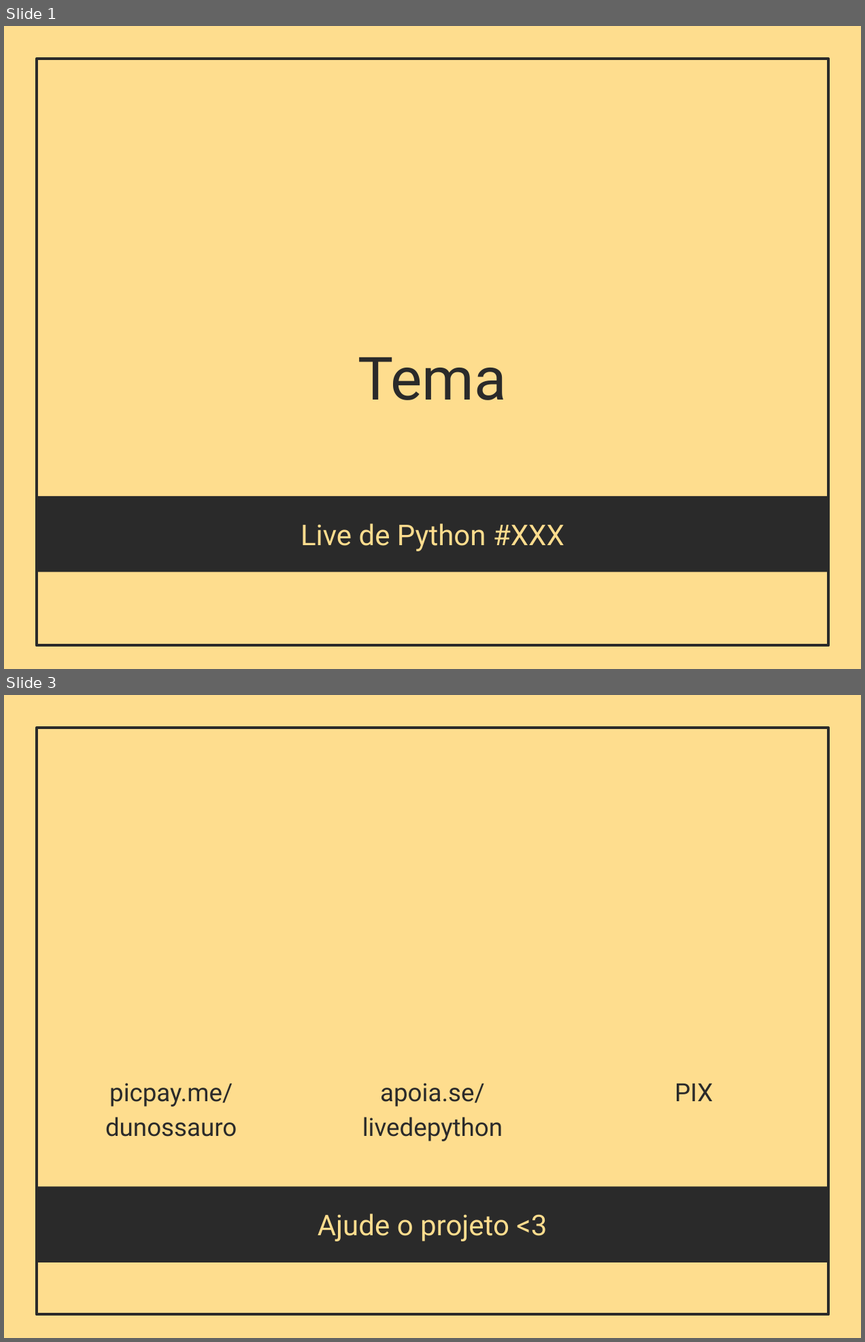
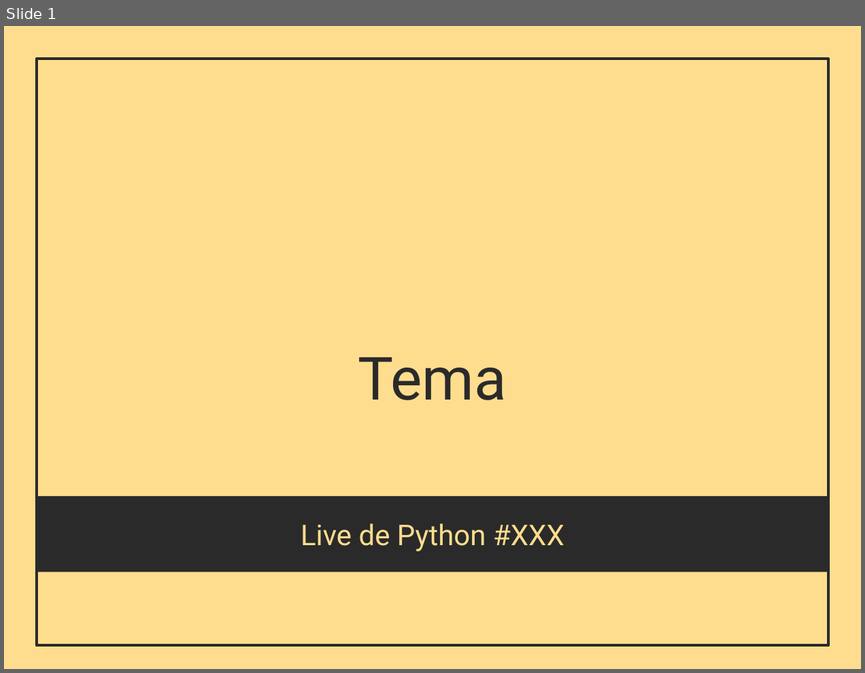
Before and after one commit to dunossauro/live-de-python, a slide deck: stuff/template_de_slides/tema-live-de-python-3-4.pptx. Shown one above the other, each under a label of ours: slides 1 and 3 before the commit, slide 1 after it; the slides between them are not shown. The pictures are 865x1342 and 865x673 pixels, drawn with LibreOffice and Linux fonts; fonts in the diff are those of the drawing; background and template pictures are left out. Boxes give left, top, right and bottom in pixels: in the first picture for what was removed or moved away, otherwise in the second. Text is boxed around its words. In the diff, an @@ line names an element or a change of style, - is before the commit and + after.

Commit message:
Atualizando a base do para remover o picpay

```diff
--- a/stuff/template_de_slides/tema-live-de-python-3-4.pptx
+++ b/stuff/template_de_slides/tema-live-de-python-3-4.pptx
@@ slide 3 removed at (x1=4, y1=695, x2=861, y2=1338), background #FEDD8E; not listed: 1 template element that a slide beside it also shows @@
@@ text removed at (x1=105, y1=1083, x2=237, y2=1136) @@
-picpay.me/dunossauro
@@ text removed at (x1=362, y1=1083, x2=502, y2=1141) @@
-apoia.se/livedepython
@@ text removed at (x1=674, y1=1083, x2=713, y2=1101) @@
-PIX
@@ rectangle removed at (x1=37, y1=1186, x2=828, y2=1261) @@
@@ text removed at (x1=317, y1=1213, x2=547, y2=1241) @@
-Ajude o projeto <3
```
Also in this commit, not shown: 1 slide added, 1 other file.
